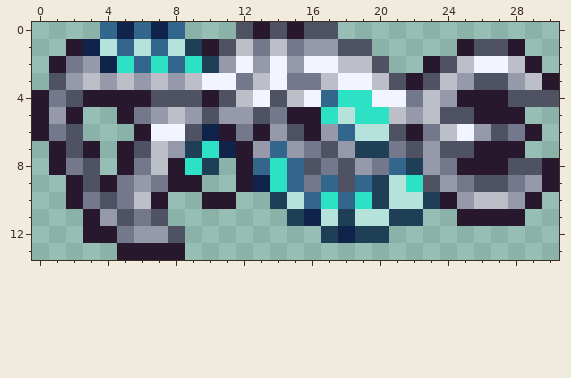
Edited in one commit: pixel-art sprite (Items/Weapons/HM/Magic/Nanoswarmer.png). The picture above was drawn from the file before the commit.
The file is 62x28 pixels, drawn in blocks of 2x2; one block is one cell here.
After the commit:
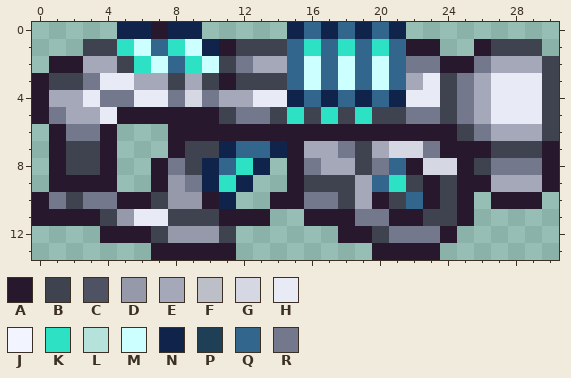
Palette (. is transparent): A #27182e  B #3f4350  C #4e5263  D #9599a9  E #a4a8b9  F #bdbfc8  G #d5d7e2  H #e8eaf6  J #f2f5ff  K #2de2c4  L #b5e2da  M #ccffff  N #0f234b  P #1f3f57  Q #32668d  R #73788d
The exact change:
@@ x 0..30 @@
- 0 ....QNQNQ...CACACC.............
- 1 ..ANLQLQLPACFRFRDDCC.....ACCA..
- 2 .ARDNKQKQKPDJDJDJJFFC..ACFJJFA.
- 3 .CDFDFDFDFJJRFJRRFJJFCACFDCCDFA
- 4 ARCAAAACCCACFJCFJQKKJJRFDAAACCC
- 5 ADA..ARDFDCDDCRAAKLKKFDFCCAAA..
- 6 ARC...AJJCNARADCADQLLCARFJDCRA.
- 7 .ACA.ACFDPKNADQDRCDPPRCDCCAAA..
- 8 .ARC.ARFAKP.AQKQCRCDRQPDRAAACCA
- 9 ..ACARDRAA..ANKQRQCQPLKCDRCCRDA
-10 ..ARCRFA..AA..PLQKQKPLLPADFFDA.
-11 ...ADCRC.......PNLPLLPP..AAAA..
-12 ...AARDDC........PNPP..........
-13 .....AAAA......................
+ 0 .....NNANN.....NQNQNQN.........
+ 1 ...BBKMQKMNABBBQKQKQKQAA..ABBB.
+ 2 .AAEEBKMQKMBREEQMQMQMQRRAAREEEB
+ 3 ABBRHHEEBEBABBBQMQMQMQEHBREHHHB
+ 4 AEEHRRHHRGREEHHNQNQNQNHHBREHHHB
+ 5 AREEHAAAAAABRRBKBKBKBBRRBREHHHB
+ 6 .ARRA...AAAAAAAAAAAAAAAAABREEEB
+ 7 .ABBA...ABBNQQNAEERBEGGRAAABBBA
+ 8 .ABBA..ARBNQKN.AREEBRQAGGABRRRA
+ 9 .AAAA..ADRNKN..ABBBEQKBABAAEEEA
+10 ARBRRAABDDAN..AARRBEABQABA.AAA.
+11 AAAABDHHBBBAAA..AAARRAABBA.....
+12 ....AAABDDDB......AABRRRA......
+13 .......AAAAA........AAAA.......
